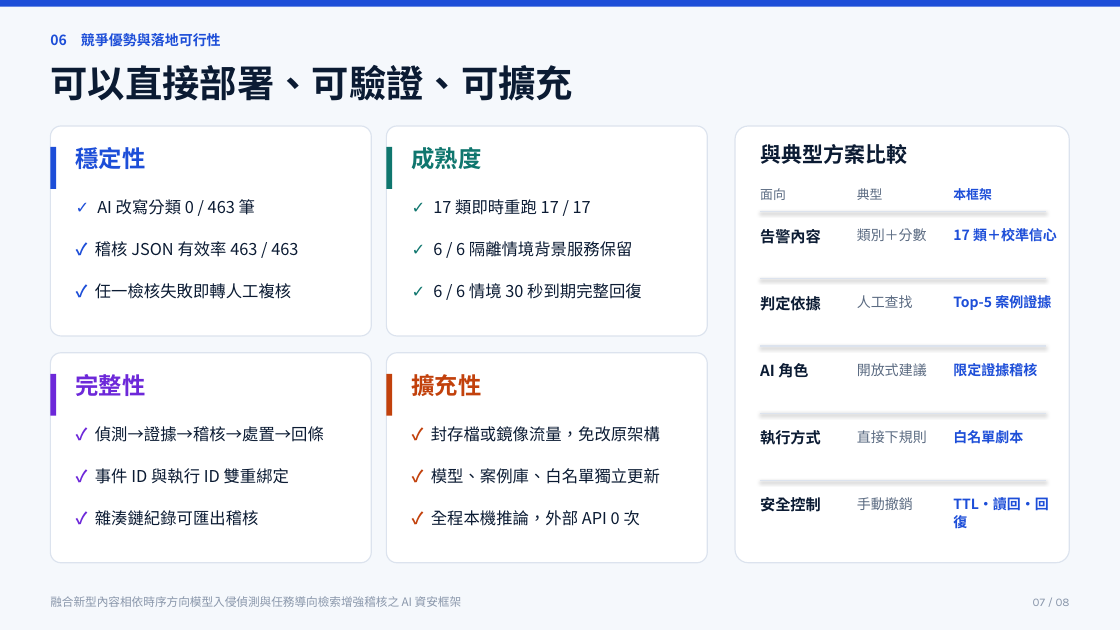
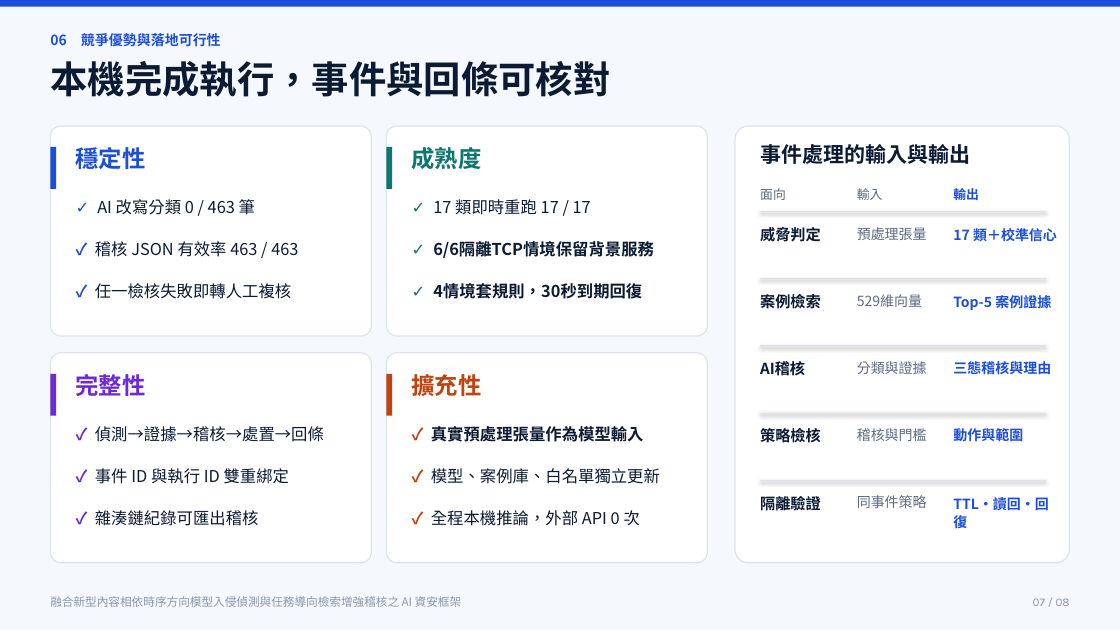
Before and after one commit to Lily09-project/innoserve-competition, a slide deck: slide 7 of deliverables/決賽簡報_AI資安框架.pptx. Drawn at 1120x630 pixels with LibreOffice and Linux fonts; fonts in the diff are those of the drawing. Boxes give left, top, right and bottom in pixels: in the first picture for what was removed or moved away, otherwise in the second. Text is boxed around its words. In the diff, an @@ line names an element or a change of style, - is before the commit and + after.

```diff
--- a/deliverables/決賽簡報_AI資安框架.pptx
+++ b/deliverables/決賽簡報_AI資安框架.pptx
@@ text at (x1=50, y1=61, x2=610, y2=97): text changed @@
-可以直接部署、可驗證、可擴充
+本機完成執行，事件與回條可核對
@@ text at (x1=760, y1=144, x2=970, y2=164): text changed @@
-與典型方案比較
+事件處理的輸入與輸出
@@ text at (x1=857, y1=188, x2=883, y2=200): text changed @@
-典型
+輸入
@@ text at (x1=953, y1=188, x2=979, y2=200): text changed @@
-本框架
+輸出
@@ text at (x1=760, y1=227, x2=821, y2=242): text changed @@
-告警內容
+威脅判定
@@ text at (x1=857, y1=227, x2=927, y2=240): text changed @@
-類別＋分數
+預處理張量
@@ text at (x1=433, y1=241, x2=654, y2=258): text changed; bold on @@
-✓ 6 / 6 隔離情境背景服務保留
+✓ 6/6隔離TCP情境保留背景服務
@@ text at (x1=433, y1=283, x2=642, y2=299): text changed; bold on @@
-✓ 6 / 6 情境 30 秒到期完整回復
+✓ 4情境套規則，30秒到期回復
@@ text at (x1=760, y1=292, x2=821, y2=312): text changed @@
-判定依據
+案例檢索
@@ text at (x1=857, y1=294, x2=922, y2=307): text changed @@
-人工查找
+529維向量
@@ text at (x1=760, y1=361, x2=805, y2=376): text changed @@
-AI 角色
+AI稽核
@@ text at (x1=857, y1=361, x2=927, y2=374): text changed @@
-開放式建議
+分類與證據
@@ text at (x1=953, y1=361, x2=1051, y2=374): text changed @@
-限定證據稽核
+三態稽核與理由
@@ text at (x1=431, y1=426, x2=644, y2=442): text changed; bold on @@
-✓ 封存檔或鏡像流量，免改原架構
+✓ 真實預處理張量作為模型輸入
@@ text at (x1=760, y1=426, x2=821, y2=446): text changed @@
-執行方式
+策略檢核
@@ text at (x1=857, y1=428, x2=927, y2=441): text changed @@
-直接下規則
+稽核與門檻
@@ text at (x1=953, y1=426, x2=1023, y2=444): text changed @@
-白名單劇本
+動作與範圍
@@ text at (x1=760, y1=493, x2=821, y2=513): text changed @@
-安全控制
+隔離驗證
@@ text at (x1=857, y1=495, x2=927, y2=508): text changed @@
-手動撤銷
+同事件策略
```
Also in this commit, not shown: 5 other slides changed, 29 other files.
